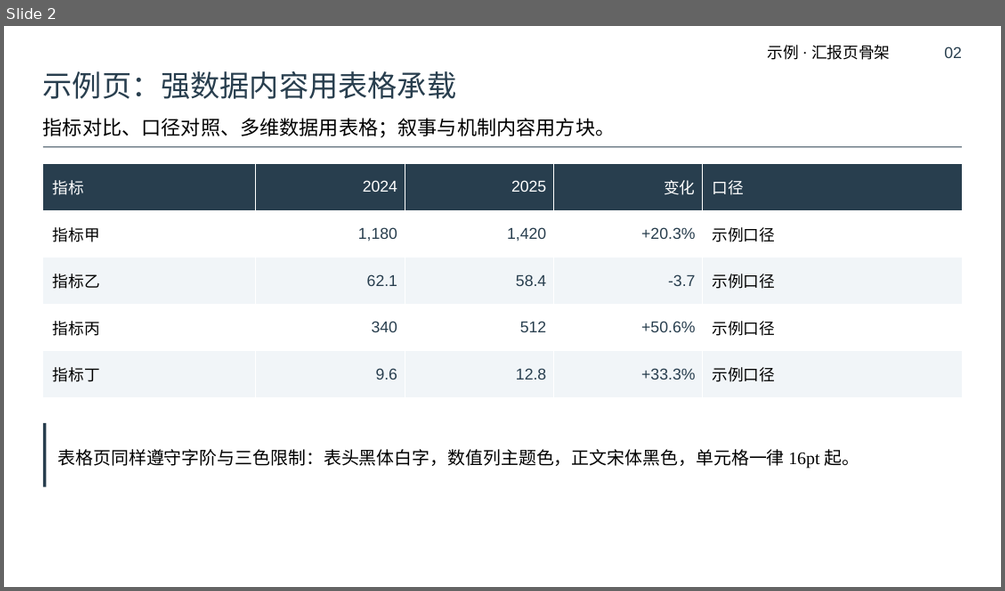
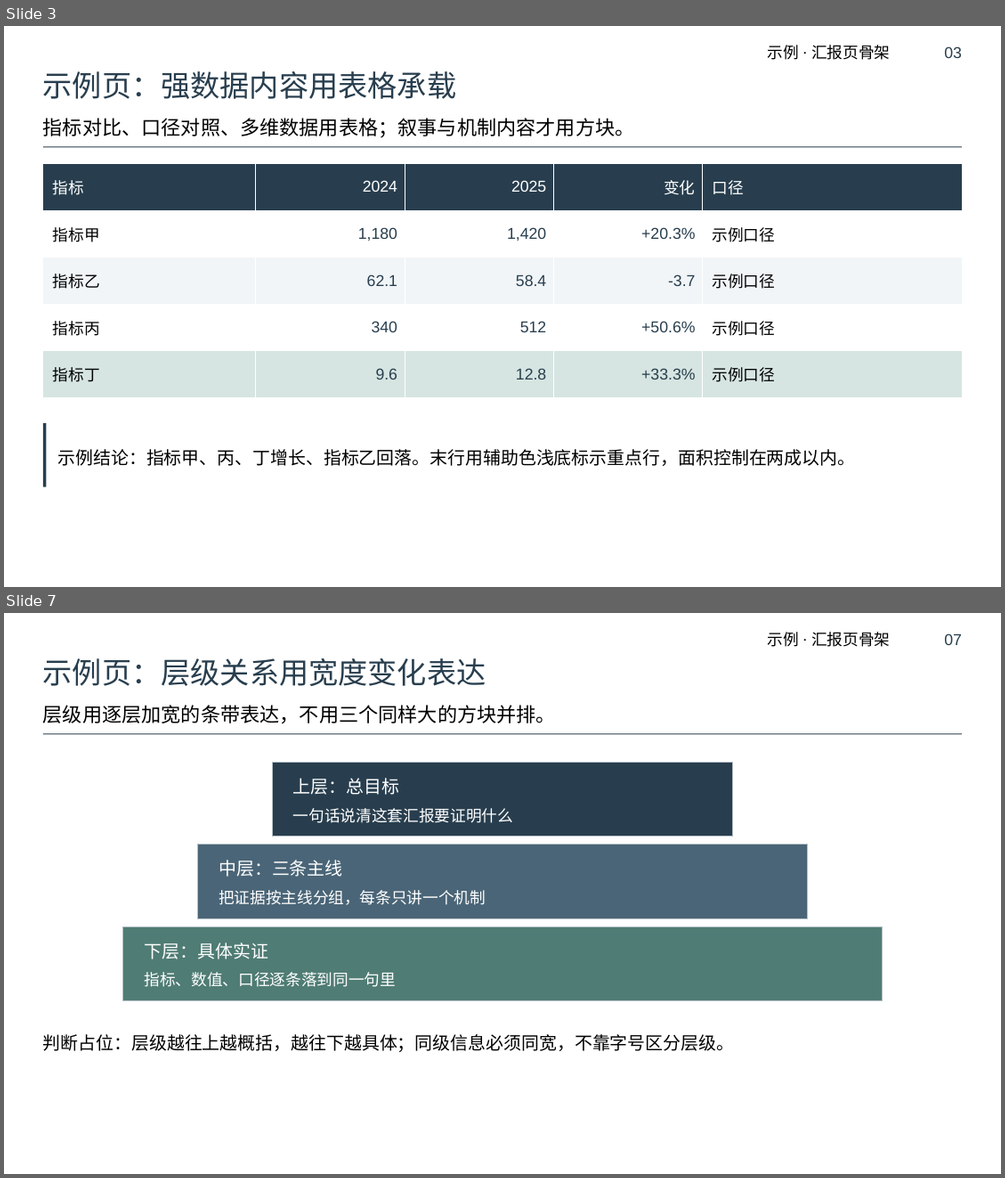
Before and after one commit to xiongxq04/ppt-report-style, a slide deck: skills/ppt-report-style/assets/example-slide.pptx. Shown one above the other, each under a label of ours: slide 2 before the commit, slides 3 and 7 after it; the slides between them are not shown. The pictures are 1005x591 and 1005x1178 pixels, drawn with LibreOffice and Linux fonts; fonts in the diff are those of the drawing. Boxes give left, top, right and bottom in pixels: in the first picture for what was removed or moved away, otherwise in the second. Text is boxed around its words. In the diff, an @@ line names an element or a change of style, - is before the commit and + after.

Commit message:
v0.3.0：配色系列化 + 布局关系模型 + 配图必要性分档 + 效果预算
在 v0.2.0（双槽字体 + 六档字阶）之上叠加，不改变原有硬性限制。

配色：黑白灰改为不占额度的基础色；主题色明确为"一个色相多档明度"的系列，
另加一个对比色与一个辅助色。新增 palette_utils.py 做色阶派生与 WCAG 对比度计算，
verify_ppt_style.py 增配色方案、对比度（含透明叠加后的背景解析）、色相组数与
面积配额检查。

布局：先判断内容关系再选骨架。audit_ppt.py 识别 12 类关系模型、6 种骨架与视觉手段，
检查连续三页同骨架（备注写 [例外:…] 可豁免）、方块矩阵占比、关系模型覆盖数、
纯文字页比例与"无层级纯文字页"。每页一个视觉承载物改为"每页至少一种视觉手段"。
结论条改为按内容决定，不再强制。

配图：按必须实景 / 建议配图 / 可用图表替代三档决定流程，大纲阶段批量盘点、
确认后再分配；按放置尺寸判定有效分辨率，检查缺失图、低分辨率与低画质图。

效果：每章一个视觉母题、母题数量为软建议、每页最多一主一辅效果；
不使用 SmartArt，源文件已有则保持原状并用 --allow-smartart 声明。

其他：新增 check_ppt.py 统一入口（错误/警告/建议/例外分级，支持 --json、
--exceptions、--layout-report、--mode balanced|strict），run_regression.py 回归基线
（正例零错误零警告、反例命中 12 条预期规则），build_example.py 扩为九页示例并支持
--variant negative，preview_ppt.py 改为全页预览并补齐多边形描边渲染；示例 PPT 与
预览图重新生成，README/plugin.json/CI 同步更新。

```diff
--- a/skills/ppt-report-style/assets/example-slide.pptx
+++ b/skills/ppt-report-style/assets/example-slide.pptx
@@ slide 7 added at (x1=4, y1=613, x2=1001, y2=1174), background #FFFFFF @@
@@ text added at (x1=768, y1=632, x2=890, y2=647), 16 pt, text #000000 @@
+示例 · 汇报页骨架
@@ text added at (x1=944, y1=633, x2=962, y2=645), 16 pt, text #283E4E @@
+07
@@ text added at (x1=43, y1=658, x2=486, y2=686), 30 pt, text #283E4E @@
+示例页：层级关系用宽度变化表达
@@ text added at (x1=43, y1=705, x2=556, y2=723), 20 pt, text #000000 @@
+层级用逐层加宽的条带表达，不用三个同样大的方块并排。
@@ rectangle added at (x1=43, y1=733, x2=962, y2=734), fill #283E4E @@
@@ rectangle added at (x1=272, y1=762, x2=733, y2=836), fill #283E4E, outline #B7C1C8 0.75 pt @@
@@ text added at (x1=293, y1=778, x2=399, y2=795), 18 pt, text #FFFFFF @@
+上层：总目标
@@ text added at (x1=293, y1=808, x2=513, y2=823), 16 pt, text #FFFFFF @@
+一句话说清这套汇报要证明什么
@@ rectangle added at (x1=197, y1=844, x2=808, y2=918), fill #4A6577, outline #B7C1C8 0.75 pt @@
@@ text added at (x1=218, y1=860, x2=342, y2=876), 18 pt, text #FFFFFF @@
+中层：三条主线
@@ text added at (x1=218, y1=890, x2=485, y2=905), 16 pt, text #FFFFFF @@
+把证据按主线分组，每条只讲一个机制
@@ rectangle added at (x1=123, y1=926, x2=882, y2=1001), fill #4F7C74, outline #B7C1C8 0.75 pt @@
@@ text added at (x1=145, y1=942, x2=268, y2=959), 18 pt, text #FFFFFF @@
+下层：具体实证
@@ text added at (x1=145, y1=972, x2=396, y2=987), 16 pt, text #FFFFFF @@
+指标、数值、口径逐条落到同一句里
@@ text added at (x1=43, y1=1034, x2=735, y2=1052), 18 pt, text #000000 @@
+判断占位：层级越往上越概括，越往下越具体；同级信息必须同宽，不靠字号区分层级。
@@ what was slide 2 is now slide 3 @@
@@ slide 3 changed as well @@
@@ text at (x1=944, y1=46, x2=962, y2=58): text changed @@
-02
+03
@@ text at (x1=43, y1=118, x2=635, y2=138): text changed @@
-指标对比、口径对照、多维数据用表格；叙事与机制内容用方块。
+指标对比、口径对照、多维数据用表格；叙事与机制内容才用方块。
@@ table at (x1=43, y1=164, x2=962, y2=397) @@
@@ fill #F1F5F8 to #D6E5E1 in row 5 @@
@@ text at (x1=57, y1=449, x2=855, y2=466): text changed @@
-表格页同样遵守字阶与三色限制：表头黑体白字，数值列主题色，正文宋体黑色，单元格一律 16pt 起。
+示例结论：指标甲、丙、丁增长、指标乙回落。末行用辅助色浅底标示重点行，面积控制在两成以内。
```
Also in this commit, not shown: 1 other slide changed, 6 other slides added, 27 other files.
